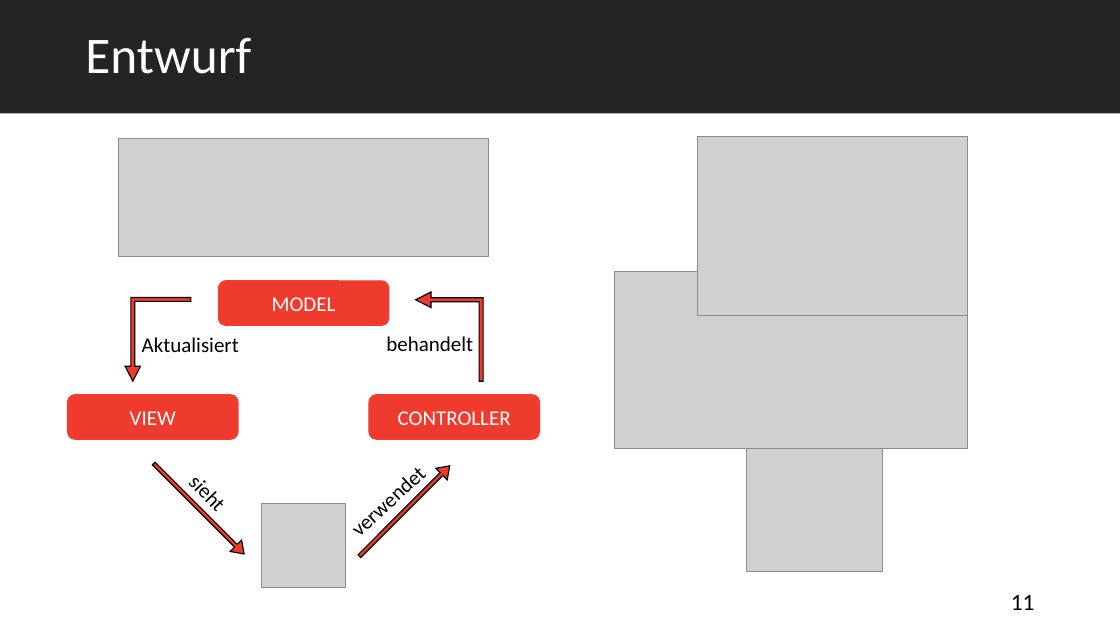
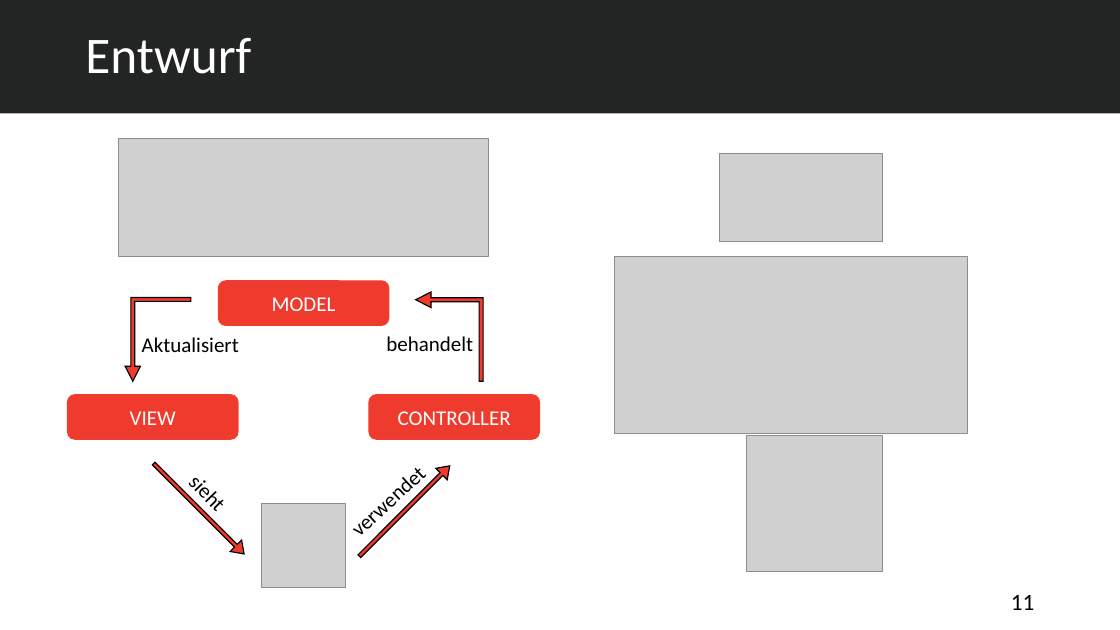
Before and after one commit to abdulsalam-emesh/Projektspresentation, a slide deck: slide 11 of Auszubildenden Verwaltungssystem.pptx. Drawn at 1120x630 pixels with LibreOffice and Linux fonts; fonts in the diff are those of the drawing; grey boxes stand for pictures. Boxes give left, top, right and bottom in pixels: in the first picture for what was removed or moved away, otherwise in the second. Text is boxed around its words. In the diff, an @@ line names an element or a change of style, - is before the commit and + after.

```diff
--- a/Auszubildenden Verwaltungssystem.pptx
+++ b/Auszubildenden Verwaltungssystem.pptx
@@ picture removed at (698, 136, 968, 315) @@
@@ picture added at (719, 153, 883, 241) @@
@@ picture: place and size @@
-picture at (615, 272, 968, 449)
+picture at (615, 257, 968, 434)
```
Also in this commit, not shown: 6 other slides changed, 1 slide added, 1 slide removed, 2 other files.
